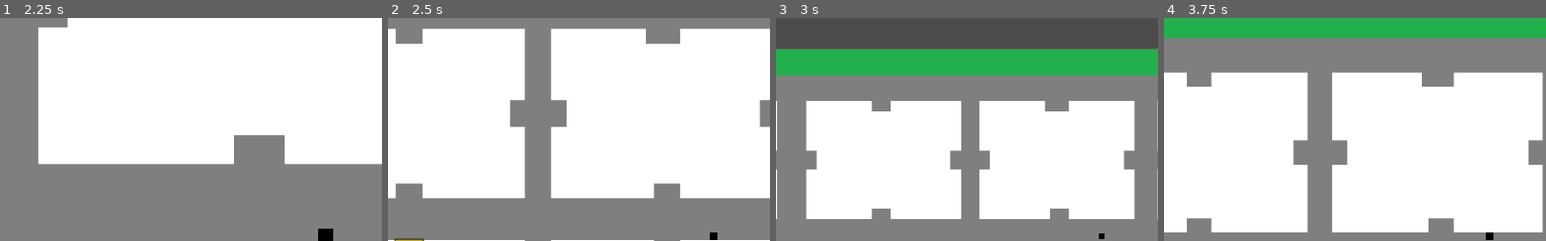
Above: before the commit, frames 1-4 (left to right).
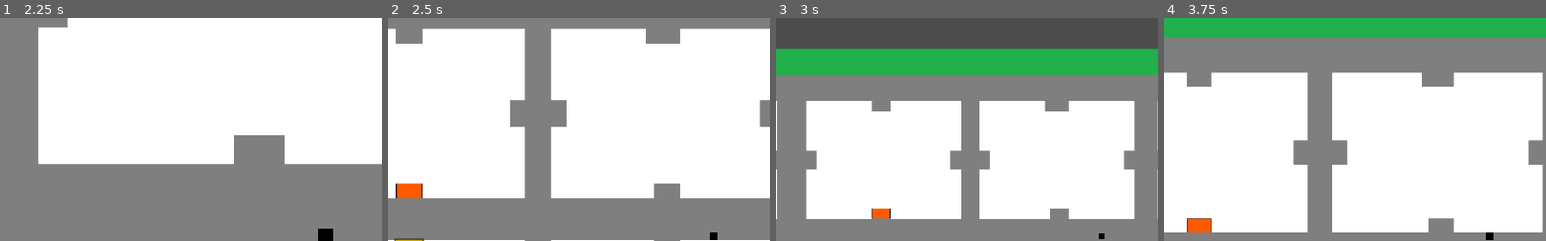
Above: after the commit, the same moments.

Repository: LucasMattera/Proyecto-Boss-VJ
Game: Godot game, scene res://Main.tscn
The game is run twice, just before and just after one commit, with the same random seed, the same clock (stepped at 60 frames per second) and the same inputs.
Inputs:
- Up to frame 1 (2.25 s): tap Enter at 0.5 s; hold D (move_right) 0.53-1.28 s; hold Space (run) 0.53-1.28 s; hold S (move_down) 1.28-2.03 s; tap + (zoom-in) at 1.35 s; tap Space (run) at 2 s; hold D (move_right) from 2.03 s (still down); hold - (zoom-out) from 2.03 s (still down)
- Up to frame 2 (2.5 s): keep holding D (move_right); keep holding - (zoom-out)
- Up to frame 3 (3 s): release D (move_right) at 2.78 s; release - (zoom-out) at 2.78 s; hold W (move_up) from 2.78 s (still down); tap Space (run) at 2.85 s
- Up to frame 4 (3.75 s): release W (move_up) at 3.53 s; hold A (move_left) from 3.53 s (still down); hold + (zoom-in) from 3.53 s (still down)
The pictures show only the part of the screen within x 7-57%, y 1-51%; the shares and areas given below are measured in that part.

Frame 1 is identical in both runs. In frame 2, 0.5% of the frame differs, in the area x 2-10%, y 73-81%; in frame 3, 0.2%; in frame 4, 0.4%.

Commit message:
Agregado minigame al juego principal

Diff:
--- a/BOSS/Main.tscn
+++ b/BOSS/Main.tscn
@@ -6,7 +6,9 @@
 [ext_resource path="res://assets/textures/background.png" type="Texture" id=4]
 [ext_resource path="res://assets/textures/gray_square.png" type="Texture" id=5]
 [ext_resource path="res://Entities/shop/Shop.tscn" type="PackedScene" id=6]
+[ext_resource path="res://assets/textures/turret.png" type="Texture" id=7]
 [ext_resource path="res://Main.gd" type="Script" id=8]
+[ext_resource path="res://scenes/street/DanceMinigame.gd" type="Script" id=9]
 
 [sub_resource type="ConvexPolygonShape2D" id=1]
 points = PoolVector2Array( 64, 64, 0, 64, 0, 0, 64, 0 )
@@ -118,6 +120,9 @@
 } ]
 2/z_index = 0
 
+[sub_resource type="RectangleShape2D" id=8]
+extents = Vector2( 113.76, 40.8364 )
+
 [node name="Main" type="Node"]
 script = ExtResource( 8 )
 
@@ -127,11 +132,14 @@
 anchor_right = 4.4
 anchor_bottom = 5.952
 margin_left = -3.97314
-margin_top = 2.04053
+margin_top = 2.04042
 margin_right = -3.99707
-margin_bottom = 2.24023
+margin_bottom = 2.24035
 texture = ExtResource( 5 )
 expand = true
+
+[node name="Player" parent="." instance=ExtResource( 2 )]
+position = Vector2( 1.49805, -2.92041 )
 
 [node name="Map2" type="TileMap" parent="."]
 tile_set = SubResource( 7 )
@@ -141,10 +149,21 @@
 "_edit_lock_": true
 }
 
-[node name="Player" parent="." instance=ExtResource( 2 )]
-position = Vector2( 1.49805, -2.92041 )
-
 [node name="Shop" parent="." instance=ExtResource( 6 )]
 position = Vector2( -1777.4, 253.762 )
 
+[node name="DanceMinigame" type="Area2D" parent="."]
+position = Vector2( -1777, -200 )
+script = ExtResource( 9 )
+
+[node name="Sprite" type="Sprite" parent="DanceMinigame"]
+position = Vector2( 1.88768, -24.0688 )
+scale = Vector2( 6.77766, 1.94387 )
+texture = ExtResource( 7 )
+
+[node name="CollisionShape2D" type="CollisionShape2D" parent="DanceMinigame"]
+position = Vector2( 2.1189, -19.0703 )
+shape = SubResource( 8 )
+[connection signal="body_entered" from="DanceMinigame" to="DanceMinigame" method="_on_DanceMinigame_body_entered"]
+
 [editable path="Shop"]
--- a/BOSS/scenes/minigames/dance/DanceMinigame.gd
+++ b/BOSS/scenes/minigames/dance/DanceMinigame.gd
@@ -2,8 +2,8 @@
 
 export (PackedScene) var scn_game
 var arrow_in_the_ring
-var life_remaining
-var score
+onready var life_remaining = 3
+onready var score = 0
 export var score_winner = 5000
 var gui
 var arrow_account = 11
@@ -15,7 +15,9 @@
 func _ready():
 	score = 0
 	life_remaining = 3
+	print("entre")
 	$GUI.set_minigame(self)
+	emit_signal("player_stats_changed")
 
 func _input(event):
 	if Input.is_action_just_pressed("move_left"):
@@ -34,17 +36,14 @@
 			lose_life()
 
 func obtain_points():
-	print("obtain_points")
 	score += 1000
 	emit_signal("player_stats_changed", self)
 	if score >= score_winner:
 		win_game()
 
 func lose_life():
-	print("lose_life. life_remaining:")
 	life_remaining -= 1
 	emit_signal("player_stats_changed", self)
-	print(life_remaining)
 	if life_remaining < 1:
 		game_over()
 
@@ -55,25 +54,37 @@
 	emit_signal("win_game")
 
 func _on_GUI_arrow_in_ring(arrow):
-	print("on_Ring_body_entered")
 	print(arrow.name)
 	arrow_in_the_ring = arrow
 
 func _on_GUI_arrow_out_of_ring(arrow):
-	print("on_Ring_body_exited")
 	arrow_in_the_ring = null
 
 func _on_GUI_arrow_out_of_screen():
 	lose_life()
 
 func _on_GUI_loser_exit():
-	get_tree().paused = false
-	get_tree().change_scene_to(scn_game)
+	#get_tree().change_scene_to(scn_game)
+	exit()
 
 func _on_GUI_loser_retry():
-	get_tree().paused = false
-	get_tree().reload_current_scene()
+	reset()
 
 func _on_GUI_winner_exit():
-	get_tree().paused = false
-	get_tree().change_scene_to(scn_game)
+	exit()
+	#get_tree().change_scene_to(scn_game)
+
+func exit():
+	var root = get_tree().root
+	var level = root.get_node("DanceMinigame")
+	root.remove_child(level)
+	level.call_deferred("free")
+
+	# Add the next level
+	var next_level_resource = load("res://Main.tscn")
+	var next_level = next_level_resource.instance()
+	root.add_child(next_level)
+
+func reset():
+	#get_tree().root.get_node("DanceMinigame").get_tree().reload_current_scene()
+	get_tree().reload_current_scene()
--- a/BOSS/scenes/minigames/dance/GUI.gd
+++ b/BOSS/scenes/minigames/dance/GUI.gd
@@ -23,7 +23,6 @@
 	emit_signal("arrow_out_of_ring", arrow)
 
 func _on_ScreenLimit_area_entered(arrow):
-	print("delete")
 	arrow.screen_limit_reached()
 	emit_signal("arrow_out_of_screen")
 
--- a/BOSS/scenes/minigames/dance/GUI.tscn
+++ b/BOSS/scenes/minigames/dance/GUI.tscn
@@ -16,28 +16,28 @@
 
 [sub_resource type="CircleShape2D" id=2]
 
+[sub_resource type="DynamicFont" id=3]
+size = 64
+outline_color = Color( 0, 0, 0, 1 )
+font_data = ExtResource( 1 )
+
 [sub_resource type="DynamicFont" id=4]
 size = 64
 outline_color = Color( 0, 0, 0, 1 )
+use_filter = true
 font_data = ExtResource( 1 )
 
 [sub_resource type="DynamicFont" id=5]
-size = 64
-outline_color = Color( 0, 0, 0, 1 )
-use_filter = true
+size = 32
 font_data = ExtResource( 1 )
 
 [sub_resource type="DynamicFont" id=6]
-size = 32
 font_data = ExtResource( 1 )
 
 [sub_resource type="DynamicFont" id=7]
 font_data = ExtResource( 1 )
 
-[sub_resource type="DynamicFont" id=8]
-font_data = ExtResource( 1 )
-
-[sub_resource type="RectangleShape2D" id=9]
+[sub_resource type="RectangleShape2D" id=8]
 extents = Vector2( 86.0186, 10 )
 
 [node name="GUI" type="CanvasLayer"]
@@ -156,8 +156,6 @@
 __meta__ = {
 "_edit_use_anchors_": false
 }
-
-[node name="ArrowSpawner" parent="." instance=ExtResource( 6 )]
 
 [node name="GameOverPopup" type="Popup" parent="."]
 pause_mode = 2
@@ -289,9 +287,12 @@
 position = Vector2( 200, 660 )
 
 [node name="CollisionShape2D" type="CollisionShape2D" parent="ScreenLimit"]
-shape = SubResource( 9 )
+shape = SubResource( 8 )
+
+[node name="ArrowSpawner" parent="." instance=ExtResource( 6 )]
+layer = 0
+[connection signal="area_entered" from="Ring" to="." method="_on_Ring_area_entered"]
 [connection signal="area_entered" from="Ring" to="Ring" method="_on_Ring_area_entered"]
-[connection signal="area_entered" from="Ring" to="." method="_on_Ring_area_entered"]
 [connection signal="area_exited" from="Ring" to="." method="_on_Ring_area_exited"]
 [connection signal="exit" from="GameOverPopup" to="." method="_on_GameOverPopup_exit"]
 [connection signal="retry" from="GameOverPopup" to="." method="_on_GameOverPopup_retry"]
--- a/BOSS/scenes/minigames/dance/GameOverPopup.gd
+++ b/BOSS/scenes/minigames/dance/GameOverPopup.gd
@@ -14,9 +14,13 @@
 	get_tree().paused = true
 
 func _on_Exit_pressed():
-	print("loser_exit")
+	get_tree().paused = false
+	hide()
+	set_process_input(false)
 	emit_signal("exit")
 
 func _on_Retry_pressed():
-	print("loser_retry")
+	get_tree().paused = false
+	hide()
+	set_process_input(false)
 	emit_signal("retry")
--- a/BOSS/scenes/minigames/dance/GameWinPopup.gd
+++ b/BOSS/scenes/minigames/dance/GameWinPopup.gd
@@ -13,4 +13,7 @@
 	get_tree().paused = true
 
 func _on_Exit_pressed():
+	hide()
+	set_process_input(false)
+	get_tree().paused = false
 	emit_signal("winner_exit")
--- a/BOSS/scenes/minigames/dance/LeftArrow.gd
+++ b/BOSS/scenes/minigames/dance/LeftArrow.gd
@@ -19,10 +19,6 @@
 	else:
 		danceMinigame.lose_life()
 
-func _on_Timer_timeout():
-	print("timeout")
-	move_down()
-
 func move_down():
 	pass
 
--- a/BOSS/scenes/minigames/dance/LeftArrow.tscn
+++ b/BOSS/scenes/minigames/dance/LeftArrow.tscn
@@ -15,5 +15,3 @@
 
 [node name="Sprite" type="Sprite" parent="."]
 texture = ExtResource( 2 )
-
-[node name="Timer" type="Timer" parent="."]
--- a/BOSS/scenes/minigames/dance/LifePoints.gd
+++ b/BOSS/scenes/minigames/dance/LifePoints.gd
@@ -1,4 +1,7 @@
 extends Label
+
+func _ready():
+	text = str(3)
 
 func _update(minigame):
 	text = str(minigame.life_remaining)
--- a/BOSS/scenes/minigames/dance/RightArrow.gd
+++ b/BOSS/scenes/minigames/dance/RightArrow.gd
@@ -19,10 +19,6 @@
 	else:
 		danceMinigame.lose_life()
 
-func _on_Timer_timeout():
-	print("timeout")
-	move_down()
-
 func move_down():
 	pass
 
--- a/BOSS/scenes/minigames/dance/RightArrow.tscn
+++ b/BOSS/scenes/minigames/dance/RightArrow.tscn
@@ -15,9 +15,3 @@
 
 [node name="Sprite" type="Sprite" parent="."]
 texture = ExtResource( 2 )
-
-[node name="Timer" type="Timer" parent="."]
-wait_time = 3.0
-one_shot = true
-autostart = true
-[connection signal="timeout" from="Timer" to="." method="_on_Timer_timeout"]
--- a/BOSS/scenes/minigames/dance/ScorePoints.gd
+++ b/BOSS/scenes/minigames/dance/ScorePoints.gd
@@ -1,4 +1,7 @@
 extends Label
+
+func _ready():
+	text = str(0)
 
 func _update(minigame):
 	text = str(minigame.score)
--- /dev/null
+++ b/BOSS/scenes/street/DanceMinigame.gd
@@ -0,0 +1,20 @@
+extends Area2D
+
+#export (PackedScene) var scn_minigame
+var root
+func _ready():
+	root = get_tree().root
+	pass
+
+func _on_DanceMinigame_body_entered(body):
+	if body.name == "Player":
+		# Remove the current level
+		var level = root.get_node("Main")
+		root.remove_child(level)
+		level.call_deferred("free")
+
+		# Add the next level
+		var next_level_resource = load("res://scenes/minigames/dance/DanceMinigame.tscn")
+		var next_level = next_level_resource.instance()
+		root.add_child(next_level)
+		#get_tree().change_scene_to(scn_minigame)
Not shown: 1 places in BOSS/Main.tscn that only renumber resources
Not shown: 9 places in BOSS/scenes/minigames/dance/GUI.tscn that only renumber resources
